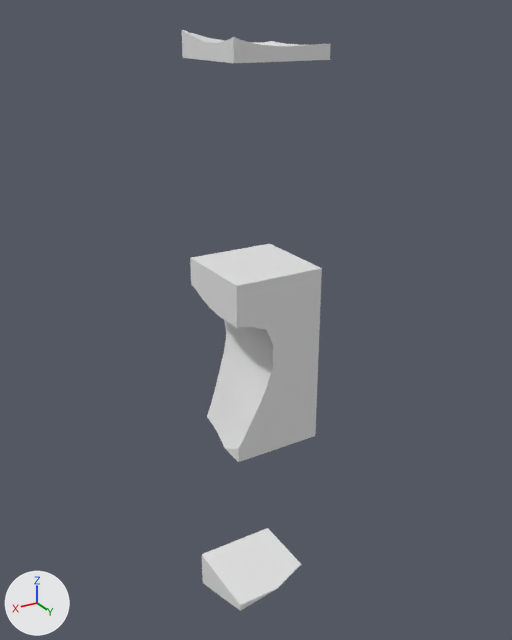
A saved change to the glTF model assets/terrain/surface_pieces/surf_29_7.glb.
Rendered twice from a 50 mm camera at (55.6, 102.7, -23.1) aimed at (37.0, 71.8, -38.6). The lights are fixed; the arrows at lower left show +X, +Y and +Z. The first picture is the older version. Where no turn or scale is listed for an object, it has been applied to the vertices.

The first picture shows 'layer_0', 'layer_3', 'layer_4', 'layer_7'.
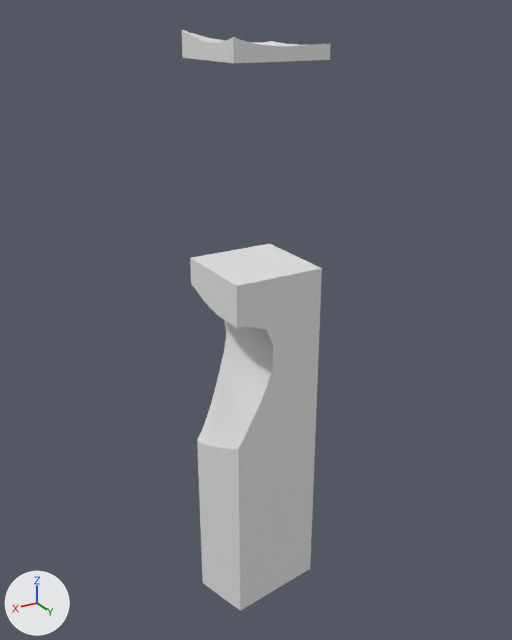
The change, as a diff of the scene's bpy script:
```diff
--- a/assets/terrain/surface_pieces/surf_29_7.glb.py
+++ b/assets/terrain/surface_pieces/surf_29_7.glb.py
@@ me_layer_6 @@
+me_layer_6.from_pydata(...)  # 28 vertices, 52 faces; spans x 35.0..40.0, y 70.0..75.0, z -55.0..-50.0
@@ me_layer_5 @@
+me_layer_5.from_pydata(...)  # 37 vertices, 70 faces; spans x 35.0..40.0, y 70.0..75.0, z -50.0..-45.0
@@ ob_layer_6 @@
+ob_layer_6 = bpy.data.objects.new('layer_6', me_layer_6)
+ob_layer_6.location = (0.0, 0.0, 0.0)
@@ ob_layer_5 @@
+ob_layer_5 = bpy.data.objects.new('layer_5', me_layer_5)
+ob_layer_5.location = (0.0, 0.0, 0.0)
```

What differs and where, as boxes [x1, y1, x2, y2] in the pictures (512 x 640 px):
'layer_5', added: after [197, 418, 315, 537]
'layer_6', added: after [199, 491, 313, 605]
'layer_7', unchanged, covered by the edit: before [202, 528, 301, 611]; after [202, 556, 276, 611]
